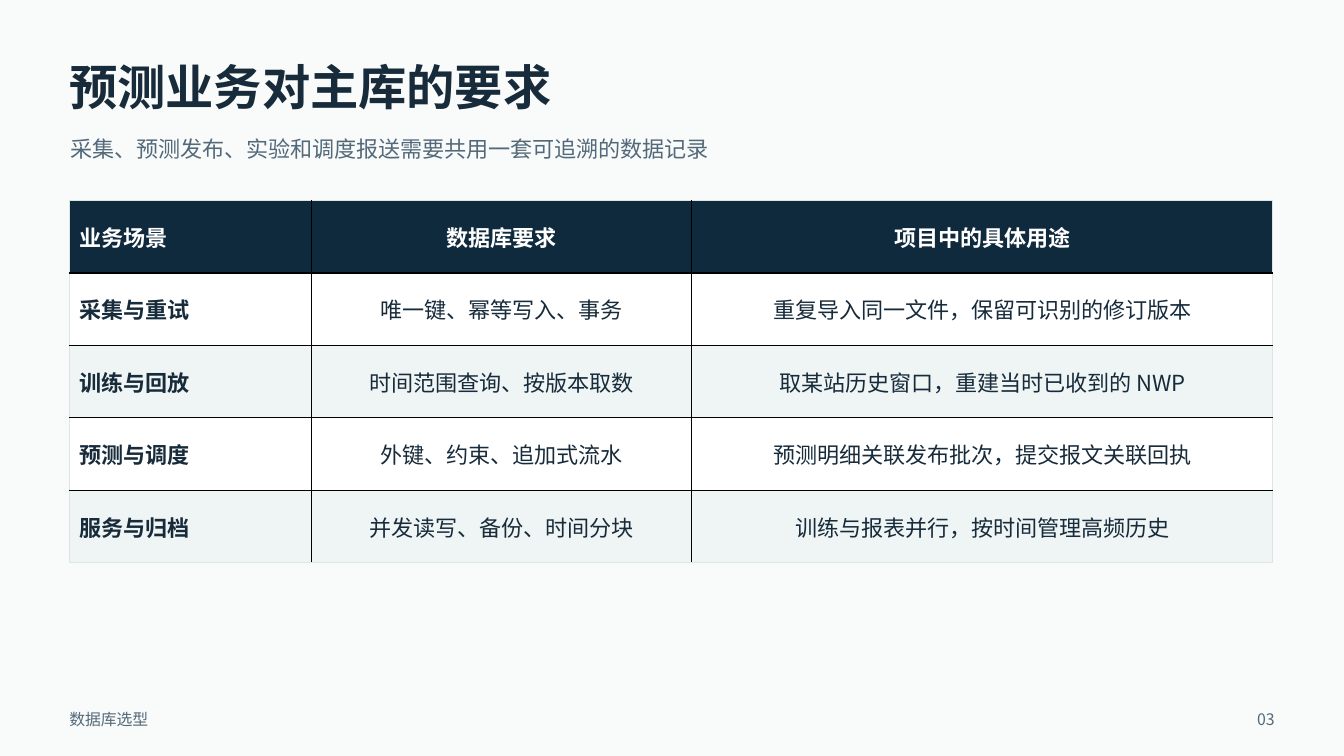
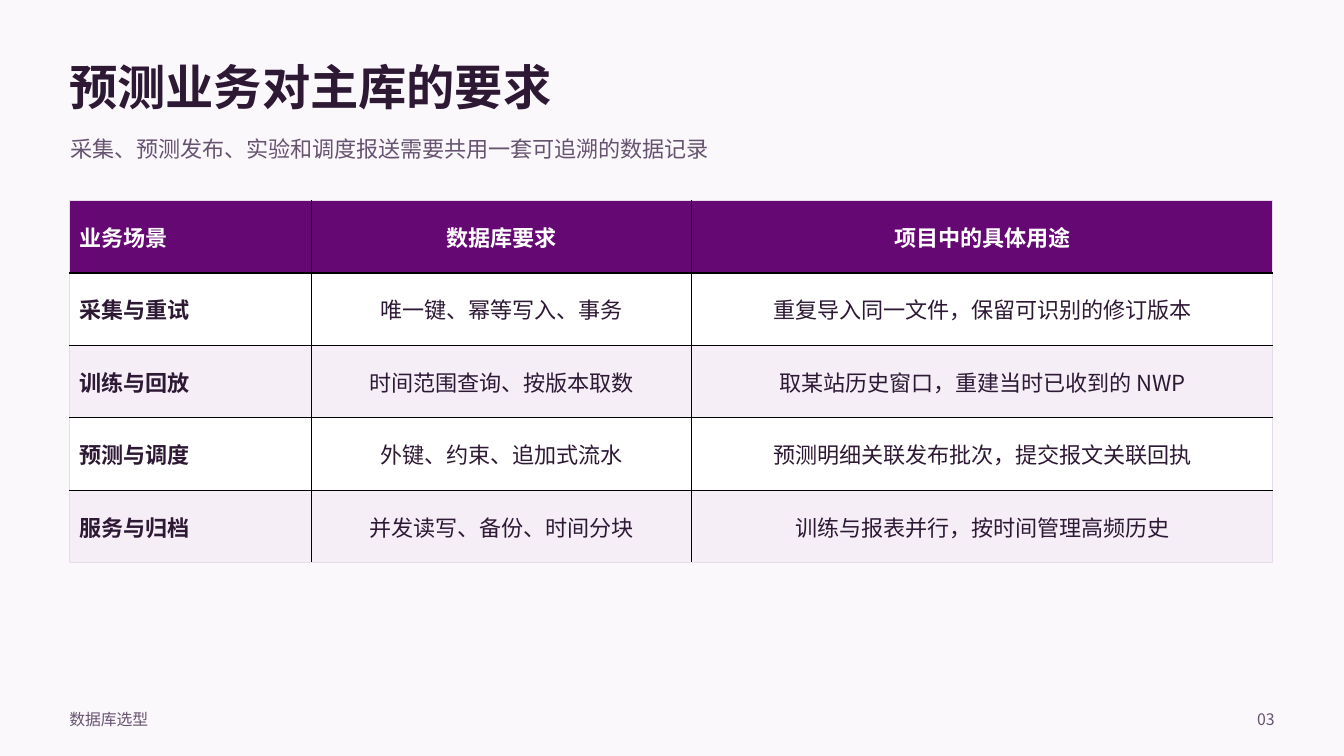
Before and after one commit to Sunhuahai/wind-power-forecasting, a slide deck: slide 3 of docs/研究记录/风电功率预测项目汇报_详版_2026-11-26.pptx. Drawn at 1344x756 pixels with LibreOffice and Linux fonts; fonts in the diff are those of the drawing. Boxes give left, top, right and bottom in pixels: in the first picture for what was removed or moved away, otherwise in the second. Text is boxed around its words. In the diff, an @@ line names an element or a change of style, - is before the commit and + after.

```diff
--- a/docs/研究记录/风电功率预测项目汇报_详版_2026-11-26.pptx
+++ b/docs/研究记录/风电功率预测项目汇报_详版_2026-11-26.pptx
@@ background #F8FBFA to #FBF8FC @@
@@ text "预测业务对主库的要求" at (69,64,551,110): text colour #172B3B to #2E1935 @@
@@ table at (70,201,1273,563) @@
@@ fill #102A3D to #660874 in row 1 @@
@@ fill #EFF4F4 to #F5EEF7 in 6 cells @@
@@ text colour #172B3B to #2E1935 in "采集与重试", "唯一键、幂等写入、事务", "重复导入同一文件，保留可识别的修订版本", "训练与回放" and 8 more places @@
@@ borders changed @@
@@ text colour #53697A to #66536F in 3 elements at (70,138,708,159), (69,712,148,726), (1257,713,1275,725) @@
```
Also in this commit, not shown: 29 other slides changed.
